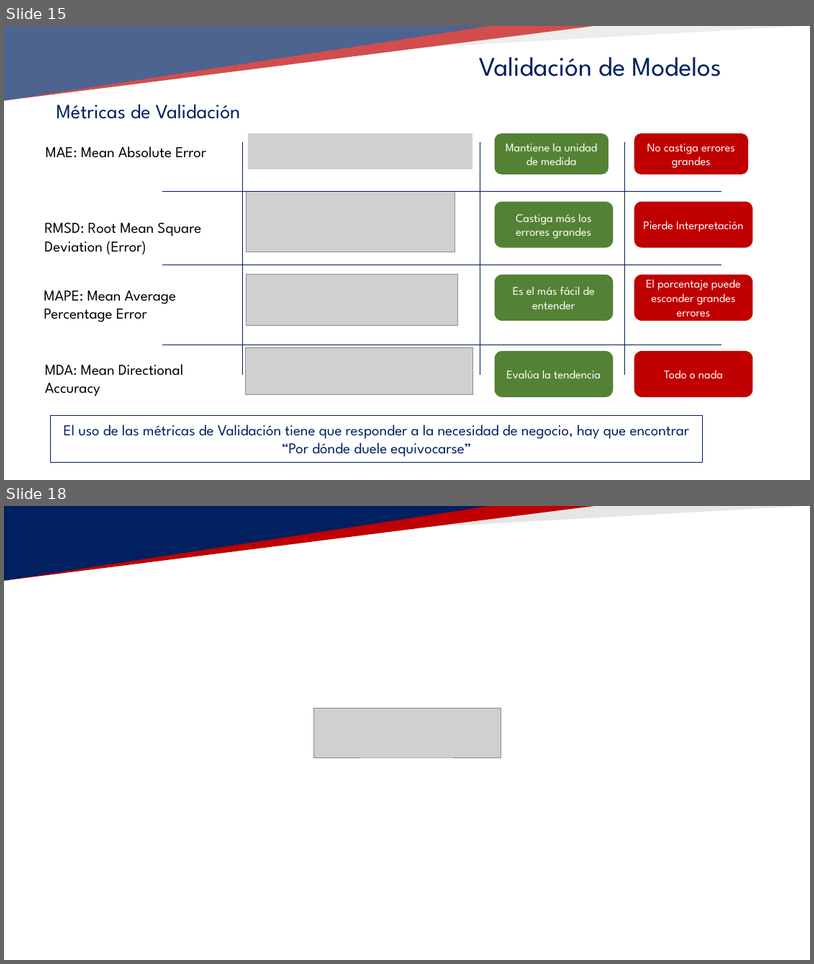
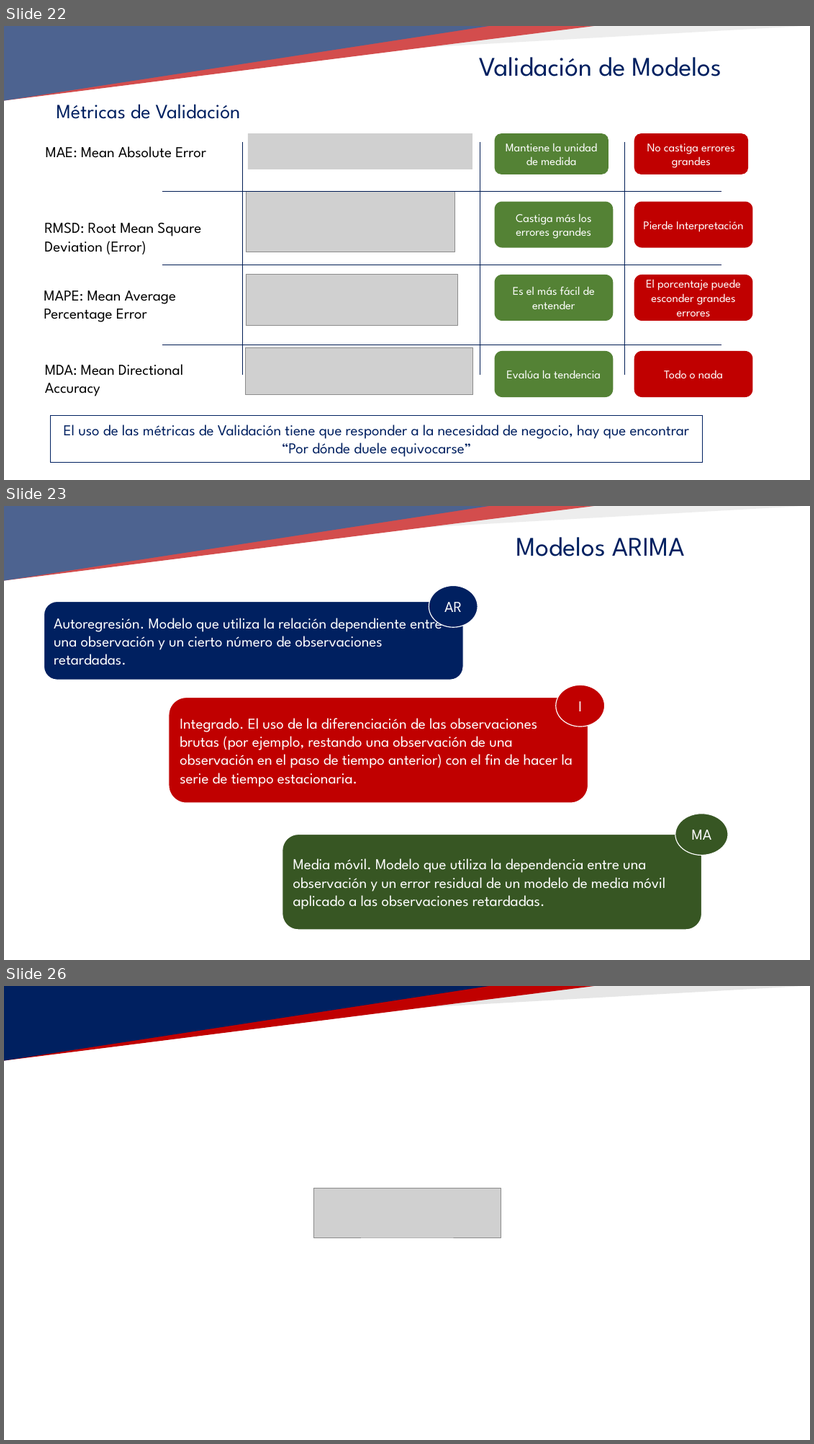
Before and after one commit to TeresaLS/timeseries_lab, a slide deck: 03_BASIC_MODELLING/03_BASIC_MODELLING.pptx. Shown one above the other, each under a label of ours: slides 15 and 18 before the commit, slides 22, 23 and 26 after it; the slides between them are not shown. The pictures are 814x964 and 814x1444 pixels, drawn with LibreOffice and Linux fonts; fonts in the diff are those of the drawing; grey boxes stand for pictures; background and template pictures are left out. Boxes give left, top, right and bottom in pixels: in the first picture for what was removed or moved away, otherwise in the second. Text is boxed around its words. In the diff, an @@ line names an element or a change of style, - is before the commit and + after.

```diff
--- a/03_BASIC_MODELLING/03_BASIC_MODELLING.pptx
+++ b/03_BASIC_MODELLING/03_BASIC_MODELLING.pptx
@@ slide 23 added at [4, 506, 810, 960], background #FFFFFF; not listed: 4 template elements that a slide beside it also shows @@
@@ text added at [516, 537, 685, 556], 32 pt, text #002060 @@
+Modelos ARIMA
@@ ellipse added at [430, 586, 478, 628], fill #002060, outline #FFFFFF 1 pt, 18 pt, text #FFFFFF @@
+AR
@@ rounded rectangle added at [44, 602, 464, 680], fill #002060, outline #FFFFFF 1 pt, 18 pt, text #FFFFFF @@
+Autoregresión. Modelo que utiliza la relación dependiente entre una observación y un cierto número de observaciones retardadas.
@@ rounded rectangle added at [169, 698, 589, 803], fill #C00000, outline #FFFFFF 1 pt, 18 pt, text #FFFFFF @@
+Integrado. El uso de la diferenciación de las observaciones brutas (por ejemplo, restando una observación de una observación en el paso de tiempo anterior) con el fin de hacer la serie de tiempo estacionaria.
@@ ellipse added at [556, 685, 605, 727], fill #C00000, outline #FFFFFF 1 pt, 18 pt, text #FFFFFF @@
+I
@@ ellipse added at [676, 813, 729, 855], fill #375623, outline #FFFFFF 1 pt, 18 pt, text #FFFFFF @@
+MA
@@ rounded rectangle added at [283, 834, 702, 929], fill #375623, outline #FFFFFF 1 pt, 18 pt, text #FFFFFF @@
+Media móvil. Modelo que utiliza la dependencia entre una observación y un error residual de un modelo de media móvil aplicado a las observaciones retardadas.
@@ what was slide 15 is now slide 22 @@
@@ what was slide 18 is now slide 26 @@
```
Also in this commit, not shown: 7 slides changed, 13 other slides added, 6 slides removed, 15 other files.
